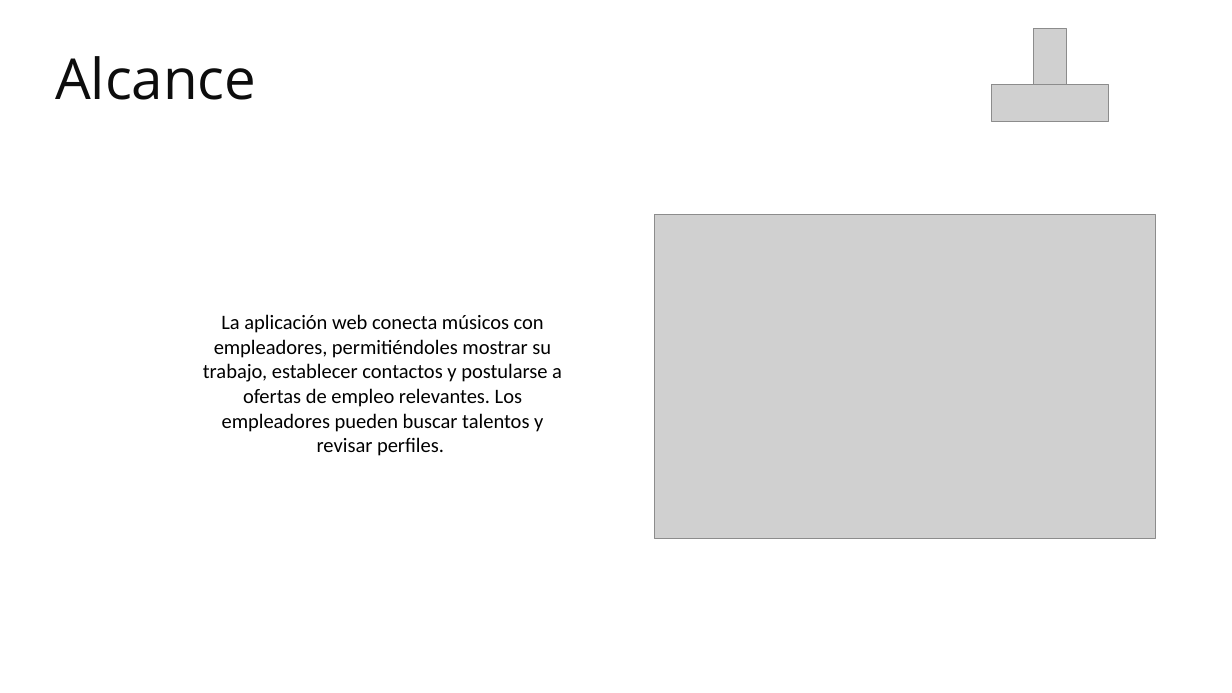
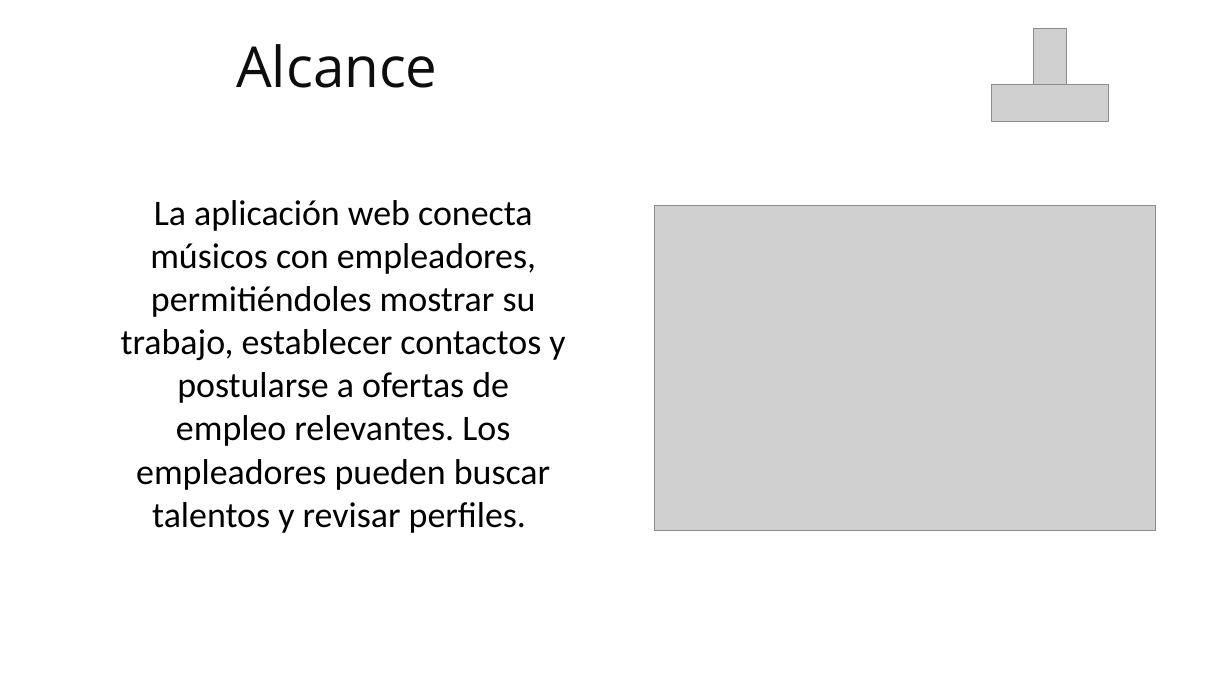
Before and after one commit to moises-ph/Nodens-documentacion, a slide deck: slide 5 of Presentaciones del proyecto/Presentación de Proyecto Pitch1.pptx. Drawn at 1232x693 pixels with LibreOffice and Linux fonts; fonts in the diff are those of the drawing; grey boxes stand for pictures; background and template pictures are left out. Boxes give left, top, right and bottom in pixels: in the first picture for what was removed or moved away, otherwise in the second. Text is boxed around its words. In the diff, an @@ line names an element or a change of style, - is before the commit and + after.

```diff
--- a/Presentaciones del proyecto/Presentación de Proyecto Pitch1.pptx
+++ b/Presentaciones del proyecto/Presentación de Proyecto Pitch1.pptx
@@ text "Alcance": place and size @@
-text "Alcance" at (55, 56, 256, 100)
+text "Alcance" at (236, 44, 437, 88)
@@ text "La aplicación web conecta músicos ...": place and size @@
-text "La aplicación web conecta músicos ..." at (203, 314, 562, 456)
+text "La aplicación web conecta músicos ..." at (121, 200, 565, 533)
@@ text "La aplicación web conecta músicos ..." at (121, 200, 565, 533): size 16 to 28 pt @@
@@ picture: place and size @@
-picture at (654, 214, 1155, 539)
+picture at (654, 206, 1155, 531)
```
Also in this commit, not shown: 6 other slides changed, 1 slide added, 2 slides removed.
